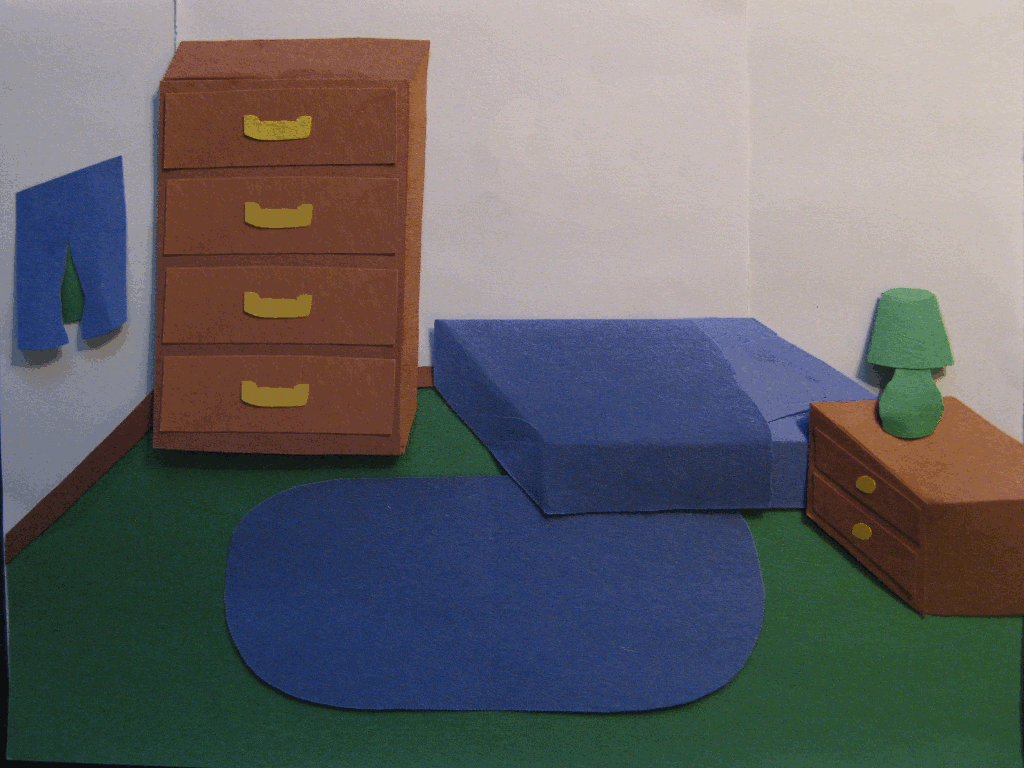
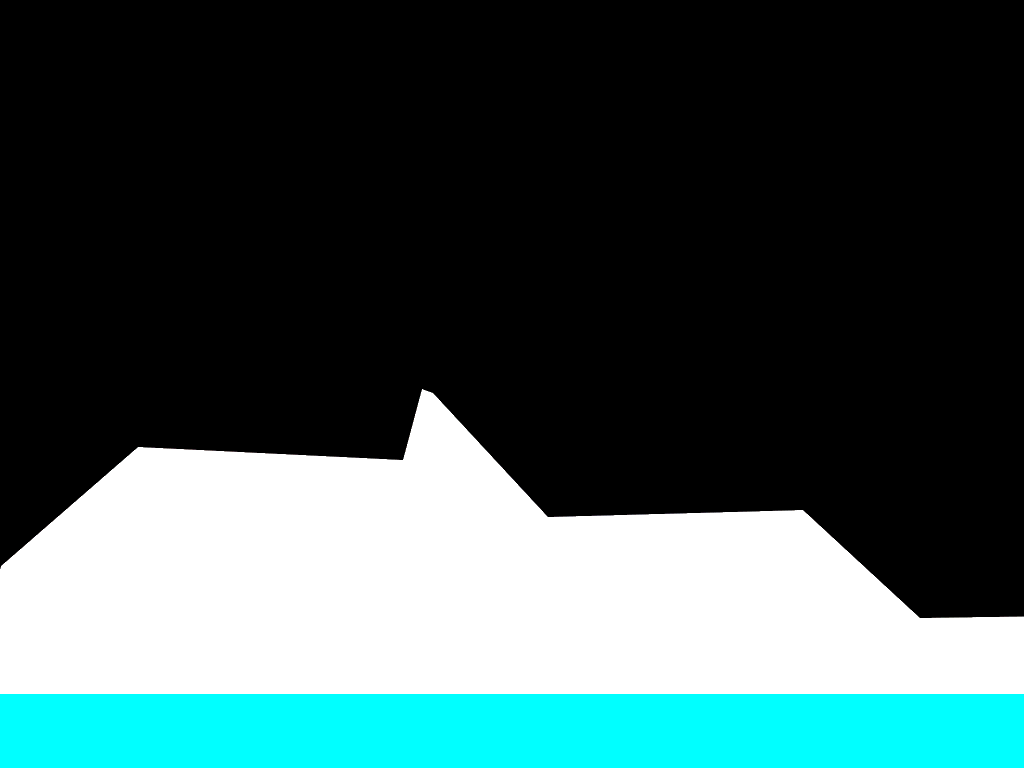
Two versions of the same layered image (1024 x 768). Layer-by-layer changes:
showed "walkmap", painted on it over (0, 0, 1024, 768)
